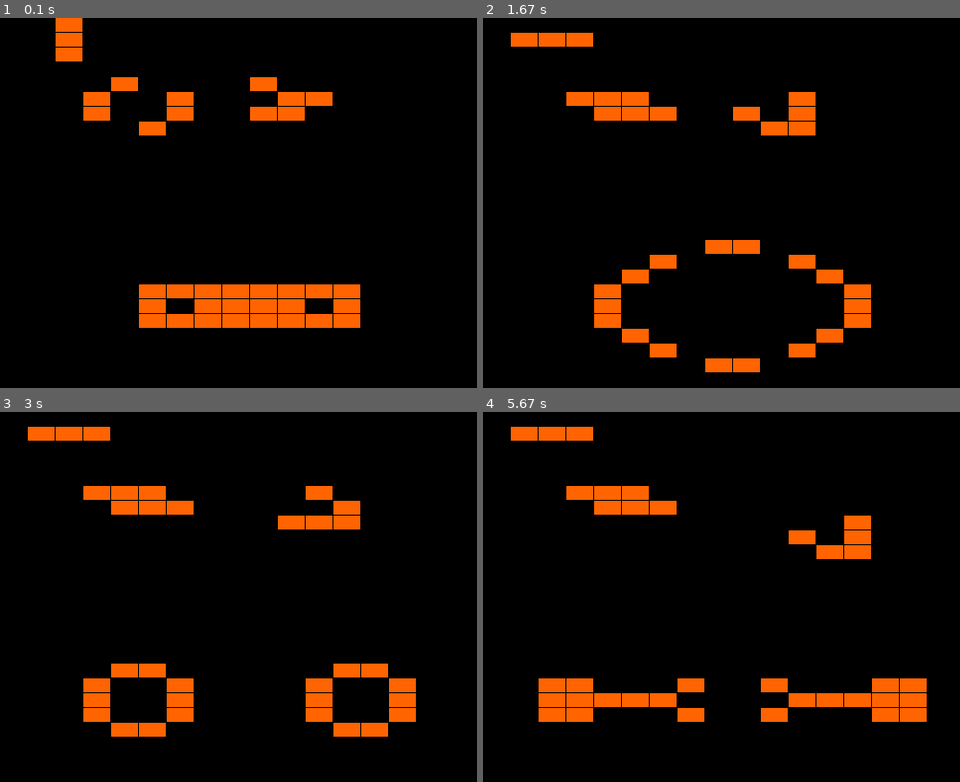
Above: before the commit, frames 1-4 (two rows, left to right).
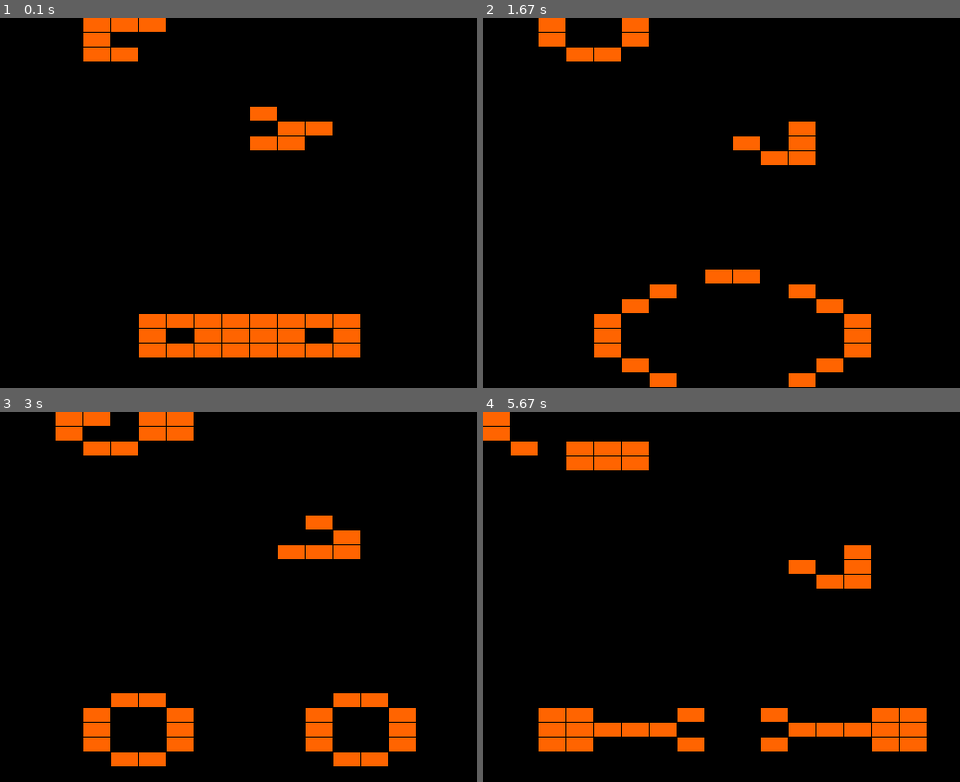
Above: after the commit, the same moments.

Repository: grzes71/PyGameOfLife
Game: pygame game, started from src/lifegame/__main__.py
Same seed, same stepped clock (60 frames per second), same inputs: the game is played once before the commit and once after it.
Inputs:
- Up to frame 1 (0.1 s): no input
- Up to frame 2 (1.67 s): no input
- Up to frame 3 (3 s): no input
- Up to frame 4 (5.67 s): no input

The runs differ from the first frame. In frame 1, 11% of the frame differs, in the area x 11-76%, y 0-92%; in frame 2, 11%; in frame 3, 12%; in frame 4, 12%, in the area x 0-94%, y 0-92%.

Commit message:
refactoring

Diff:
--- a/src/lifegame/game.py
+++ b/src/lifegame/game.py
@@ -7,13 +7,15 @@
 from lifegame.board import GameBoard
 
 BOARD = {
-    1: {1, 2, 3},
-    4: {10},
-    5: {3, 4, 5, 8, 10},
-    6: {4, 5, 6, 9, 10},
-    18: {6, 11},
-    19: {4, 5, 7, 8, 9, 10, 12, 13},
+    0: {4, 5},
+    1: {3, 4},
+    2: {4},
+    6: {10},
+    7: {8, 10},
+    8: {9, 10},
     20: {6, 11},
+    21: {4, 5, 7, 8, 9, 10, 12, 13},
+    22: {6, 11},
 }
 
 def parse_args():
@@ -33,13 +35,9 @@
     PATT_COLOR = (255, 100, 0)
     BACK_COLOR = (0, 0, 0)
 
-    def __init__(self, options, game_board):
+    def __init__(self, options, screen, game_board):
         self.options = options
-        self.video_size = (options.width, options.height)
-        if options.fullscreen:
-            self.screen = pygame.display.set_mode(self.video_size, pygame.FULLSCREEN)
-        else:
-            self.screen = pygame.display.set_mode(self.video_size)
+        self.screen = screen
         self.clock = pygame.time.Clock()
         self.pattern_width = options.width / self.patterns_horizontal
         self.pattern_height = options.height / self.patterns_vertical
@@ -53,19 +51,14 @@
     def patterns_vertical(self):
         return self.options.vertical
 
-    def get_cell(self, y, x):
-        return self.game_board.is_onboard(y, x)
-
     def draw(self):
         pw, ph = self.pattern_width, self.pattern_height
         screen = self.screen
         for x in range(0, self.patterns_horizontal):
             for y in range(0, self.patterns_vertical):
-                is_cell = self.get_cell(y, x)
-                color = Game.PATT_COLOR if is_cell else Game.BACK_COLOR
+                is_onboard = self.game_board.is_onboard(y, x)
+                color = Game.PATT_COLOR if is_onboard else Game.BACK_COLOR
                 pygame.draw.rect(screen, color, pygame.Rect(x * pw, y * ph, pw - 1, ph - 1))
-                if is_cell:
-                    print(x * pw, y * ph, pw - 1, ph - 1, color)
 
     def logic(self):
         self.game_board.process()
@@ -99,9 +92,14 @@
 
 def main():
     options = parse_args()
+    video_size = (options.width, options.height)
+    if options.fullscreen:
+        screen = pygame.display.set_mode(video_size, pygame.FULLSCREEN)
+    else:
+        screen = pygame.display.set_mode(video_size)
     pygame.init()
     game_board = GameBoard(BOARD)
-    game = Game(options, game_board)
+    game = Game(options, screen, game_board)
     game.loop()
     pygame.display.quit()
     pygame.quit()
